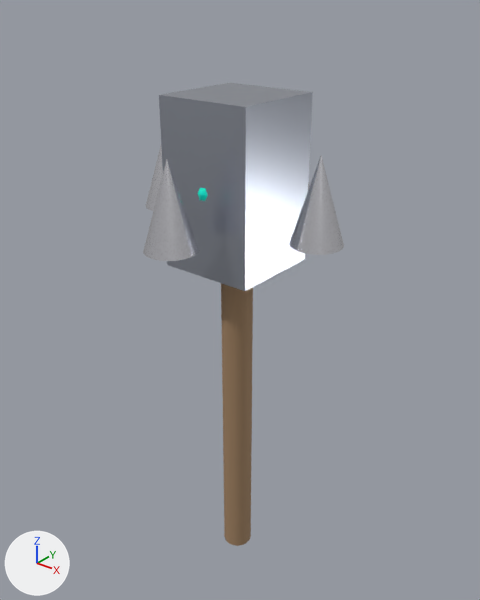
The glTF model assets/models/megabonk_club.glb: old version first, new version second.
Both versions are drawn from a camera (50 mm lens) standing at (1.9, -2.36, 3.06) and looking at (-0.06, 0.09, 1.54). Every picture has the same lights, and +X, +Y and +Z are marked at lower left. The older version comes first. Where no turn or scale is listed for an object, it has been applied to the vertices. Vertices at exactly the same position are counted once.
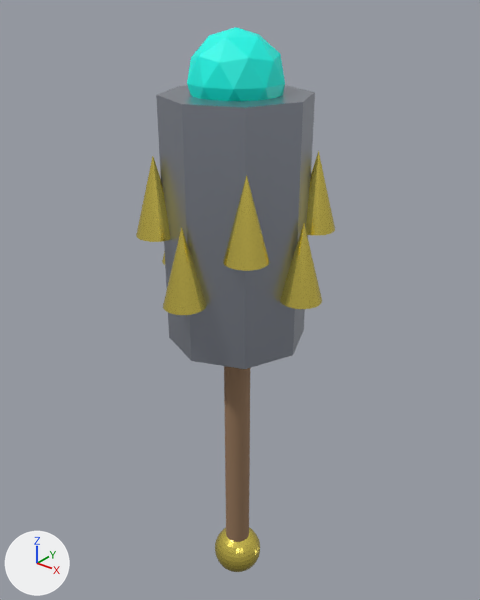
Where the newer file only moved an object's origin or applied its transform, the numbers keep the older frame.

Changed parts and their boxes (x1, y1, x2, y2) in the pictures (480 x 600 px; the box of a moved part takes in the faces that stretch with it):
'Cylinder.001', added
    after: (156, 85, 315, 369)
'Weapon_Head', deleted
    before: (159, 83, 313, 291)
'Weapon_Shaft', moved
    before: (221, 283, 253, 546)
    after: (224, 366, 250, 542)
'Icosphere', moved (mostly hidden before)
    before: (197, 188, 208, 201)
    after: (187, 27, 285, 101)
'Cone.002', recoloured, moved, rescaled (25% narrower, 16% shorter)
    before: (143, 160, 199, 261)
    after: (280, 224, 322, 309)
'Cone.001', recoloured, reshaped
    before: (289, 155, 344, 255)
    after: (306, 151, 335, 236)
'Cone.004', added (yellow)
    after: (163, 227, 207, 315)
'Cone.005', added (yellow)
    after: (136, 156, 171, 242)
'Sphere', added (yellow)
    after: (215, 527, 260, 572)
'Cone.006', added (mostly hidden)
    after: (162, 251, 165, 265)
part 3 of me_cone_003, moved or reshaped
    before: (146, 146, 163, 211)
    after: (223, 175, 269, 271)

The change in detail:
Material 'Wep_GoldStuds' (mat_wep_goldstuds) is new.
Its base color is (1.0, 0.82, 0.15) (yellow #ffea6c).
Its metallic is 0.95.
Its roughness is 0.2.
Material 'Wep_ForgedIron' (mat_wep_forgediron) is new.
Its base color is (0.42, 0.45, 0.52) (light grey #adb3bf).
Its metallic is 0.88.
Its roughness is 0.3.
me_cone_001 is used by ob_cone_001; location (0.45, 0.0, 2.2).
me_cone_001 had 33 vertices, 62 faces and spanned x -0.12..0.12, y -0.12..0.12, z -0.2..0.2.
me_cone_001 no longer uses material mat_mat_spikes (white #ededf3).
me_cone_001 now has 33 vertices, 62 faces and spans x -0.281..-0.081, y 0.169..0.369, z -0.24..0.14.
me_cone_001 part 1: the whole mesh is multiplied about its middle by the matrix ((-0.589, -0.589, 0.0), (0.589, -0.589, 0.0), (0.0, 0.0, 0.95)), then moved by (-0.181, 0.269, -0.05).
me_cone_001 gains material mat_wep_goldstuds (yellow #ffea6c).
me_cone_002 is used by ob_cone_002; location (0.0, -0.45, 2.2).
me_cone_002 had 33 vertices, 62 faces and spanned x -0.12..0.12, y -0.12..0.12, z -0.2..0.2.
me_cone_002 no longer uses material mat_mat_spikes (white #ededf3).
me_cone_002 now has 33 vertices, 62 faces and spans x 0.28..0.48, y 0.35..0.55, z -0.49..-0.11.
me_cone_002 part 2: the whole mesh is scaled about its middle by (-0.833, -0.833, 0.95), then moved by (0.38, 0.45, -0.3).
me_cone_002 gains material mat_wep_goldstuds (yellow #ffea6c).
me_cone_003 is used by ob_cone_003; location (-0.45, 0.0, 2.2).
me_cone_003 had 33 vertices, 62 faces and spanned x -0.12..0.12, y -0.12..0.12, z -0.2..0.2.
me_cone_003 no longer uses material mat_mat_spikes (white #ededf3).
me_cone_003 now has 33 vertices, 62 faces and spans x 0.619..0.819, y -0.369..-0.169, z -0.24..0.14.
me_cone_003 part 3: the whole mesh is multiplied about its middle by the matrix ((-0.589, 0.589, 0.0), (-0.589, -0.589, 0.0), (0.0, 0.0, 0.95)), then moved by (0.719, -0.269, -0.05).
me_cone_003 gains material mat_wep_goldstuds (yellow #ffea6c).
Mesh me_sphere is new.
It is a UV sphere (32 segments, 16 rings, poles along z) spanning x -0.14..0.14, y -0.14..0.14, z -0.14..0.14.
It uses material mat_wep_goldstuds (yellow #ffea6c).
Mesh me_cylinder_001 is new.
It is an 8-sided cylinder along z spanning x -0.35..0.35, y -0.35..0.35, z -0.6..0.6.
It uses material mat_wep_forgediron (light grey #adb3bf).
Mesh me_cone_006 is new.
It is a 32-sided cone pointing to +z spanning x -0.1..0.1, y -0.1..0.1, z -0.19..0.19.
It uses material mat_wep_goldstuds (yellow #ffea6c).
Mesh me_cone_005 is new.
It is a 32-sided cone pointing to +z spanning x -0.1..0.1, y -0.1..0.1, z -0.19..0.19.
It uses material mat_wep_goldstuds (yellow #ffea6c).
Mesh me_cone_004 is new.
It is a 32-sided cone pointing to +z spanning x -0.1..0.1, y -0.1..0.1, z -0.19..0.19.
It uses material mat_wep_goldstuds (yellow #ffea6c).
Object 'Icosphere' (ob_icosphere) moves from (0.0, 0.0, 2.2) to (0.0, 0.0, 2.65).
Object 'Weapon_Head' (ob_weapon_head) is deleted.
Object 'Weapon_Shaft' (ob_weapon_shaft) moves from (0.0, 0.0, 1.2) to (0.0, 0.0, 1.1).
Object 'Sphere' (ob_sphere) is new; it shows me_sphere.
Its location is (0.0, 0.0, -0.1).
Object 'Cylinder.001' (ob_cylinder_001) is new; it shows me_cylinder_001.
Its location is (0.0, 0.0, 2.0).
Object 'Cone.006' (ob_cone_006) is new; it shows me_cone_006.
Its location is (-0.38, 0.0, 1.9).
Object 'Cone.005' (ob_cone_005) is new; it shows me_cone_005.
Its location is (-0.269, -0.269, 2.15).
Object 'Cone.004' (ob_cone_004) is new; it shows me_cone_004.
Its location is (0.0, -0.38, 1.9).
